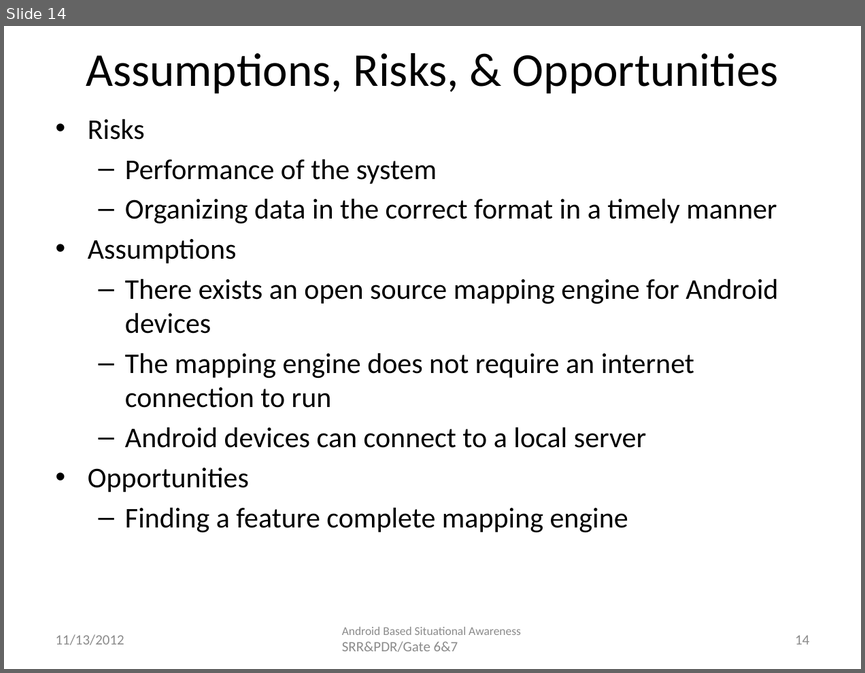
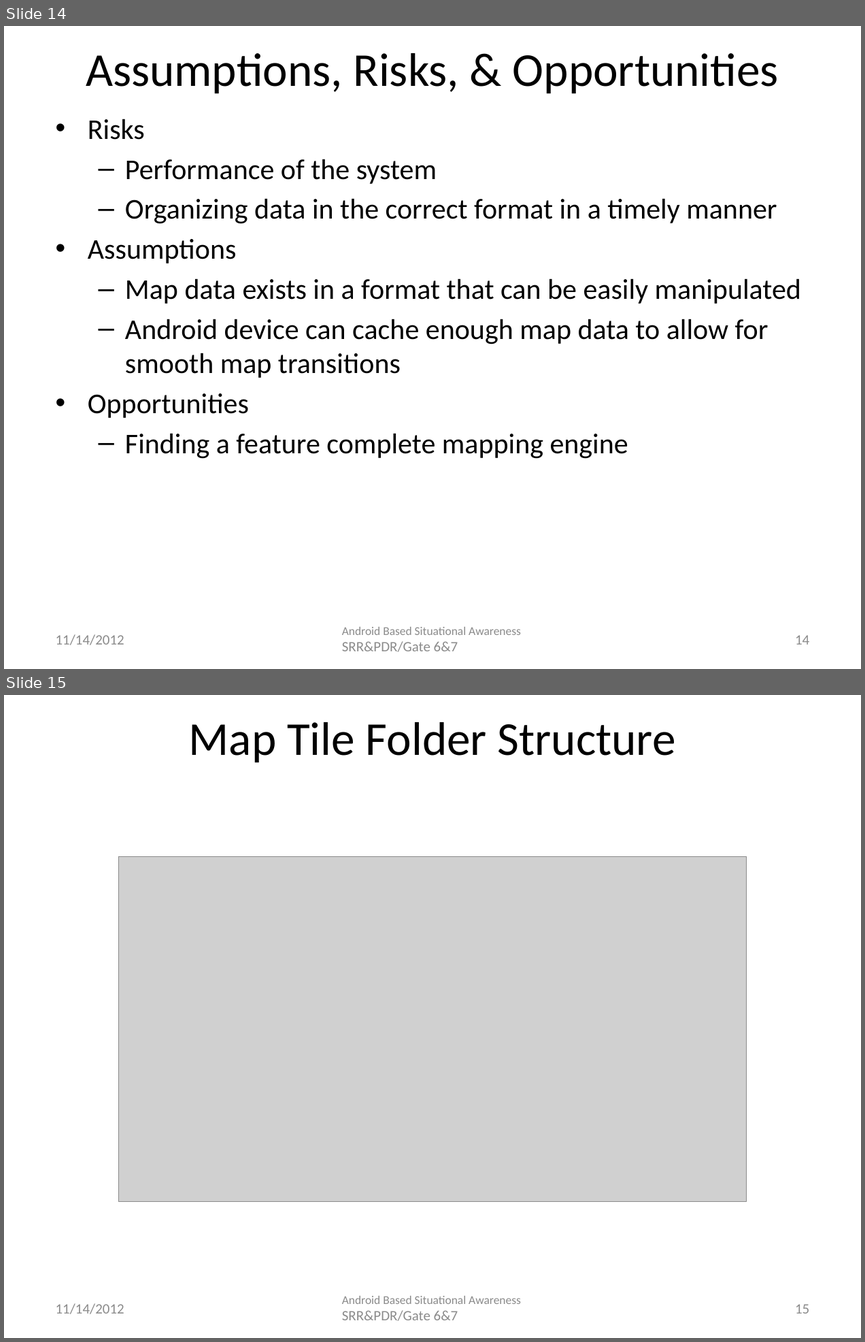
Before and after one commit to atniptw/Senior-Project, a slide deck: Documents/PowerPoints/Senior Design Project - Gate 6 1.0.pptx. Shown one above the other, each under a label of ours: slide 14 before the commit, slides 14 and 15 after it. The pictures are 865x673 and 865x1342 pixels, drawn with LibreOffice and Linux fonts; fonts in the diff are those of the drawing; grey boxes stand for pictures. Boxes give left, top, right and bottom in pixels: in the first picture for what was removed or moved away, otherwise in the second. Text is boxed around its words. In the diff, an @@ line names an element or a change of style, - is before the commit and + after.

```diff
--- a/Documents/PowerPoints/Senior Design Project - Gate 6 1.0.pptx
+++ b/Documents/PowerPoints/Senior Design Project - Gate 6 1.0.pptx
@@ slide 15 added at bbox=[4, 695, 861, 1338], background #FFFFFF; not listed: 1 template element that a slide beside it also shows @@
@@ title added at bbox=[189, 722, 676, 763], 39.6 pt, text #000000 @@
+Map Tile Folder Structure
@@ picture added at bbox=[119, 857, 746, 1202] @@
@@ text added at bbox=[56, 1303, 124, 1314], 12 pt, text #8C8C8C @@
+11/14/2012
@@ page number added at bbox=[795, 1304, 809, 1313], 12 pt, text #8C8C8C @@
+15
@@ slide 14 changed as well @@
@@ text at bbox=[125, 278, 801, 378]: text changed @@
-  – There exists an open source mapping engine for Android devices
-  – The mapping engine does not require an internet connection to run
-  – Android devices can connect to a local server
+  – Map data exists in a format that can be easily manipulated
+  – Android device can cache enough map data to allow for smooth map transitions
@@ text at bbox=[56, 634, 124, 645]: text changed @@
-11/13/2012
+11/14/2012
```
Also in this commit, not shown: 12 other slides changed, 12 other files.
